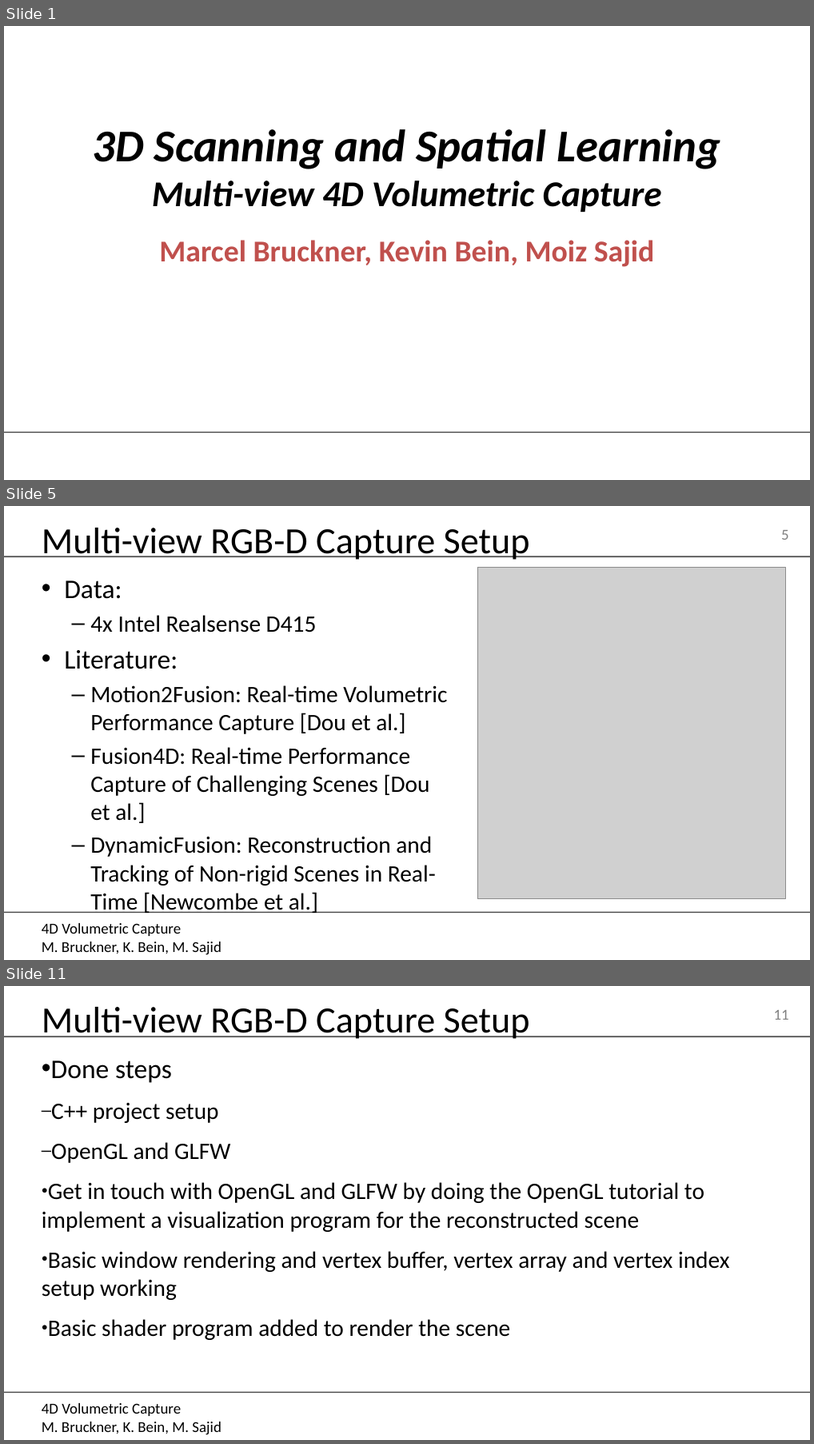
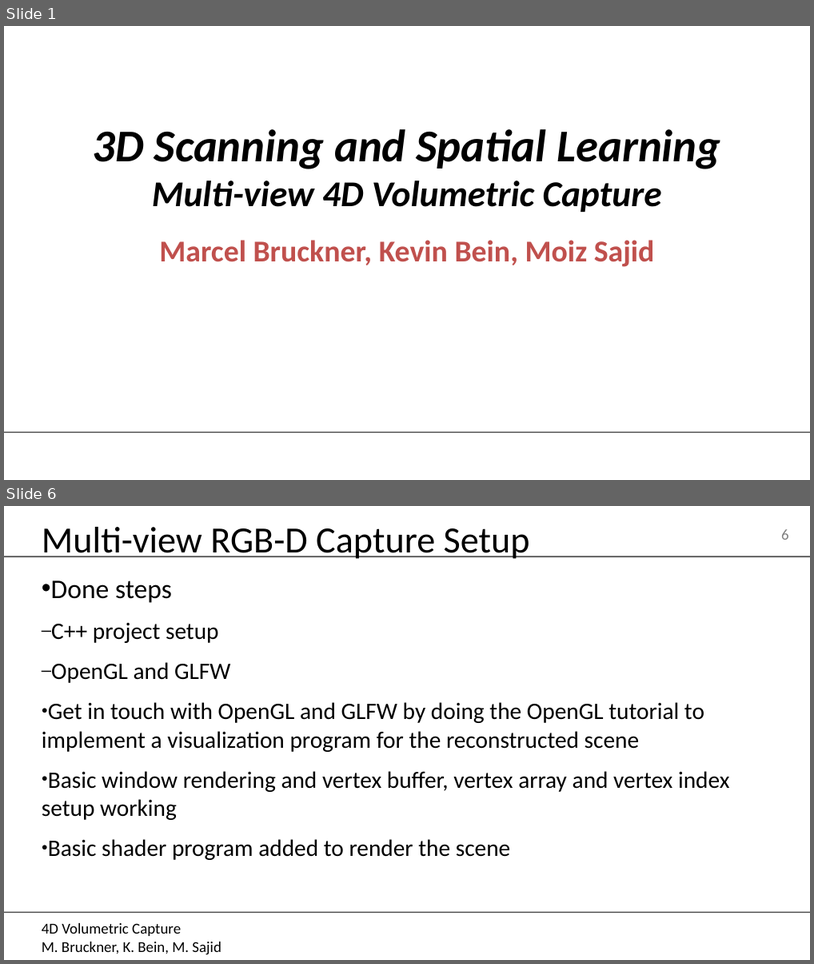
Before and after one commit to MarcelBruckner-TUMProjects/Volumetric-Fusion, a slide deck: Presentations/24.10.2019.pptx. Shown one above the other, each under a label of ours: slides 1, 5 and 11 before the commit, slides 1 and 6 after it; the slides between them are not shown. The pictures are 814x1444 and 814x964 pixels, drawn with LibreOffice and Linux fonts; fonts in the diff are those of the drawing; grey boxes stand for pictures; background and template pictures are left out. Boxes give left, top, right and bottom in pixels: in the first picture for what was removed or moved away, otherwise in the second. Text is boxed around its words. In the diff, an @@ line names an element or a change of style, - is before the commit and + after.

```diff
--- a/Presentations/24.10.2019.pptx
+++ b/Presentations/24.10.2019.pptx
@@ slide 5 removed at box(4, 506, 810, 960), background picture (left out); not listed: 4 template elements that a slide beside it also shows @@
@@ title removed at box(42, 528, 530, 560) @@
-Multi-view RGB-D Capture Setup
@@ picture removed at box(478, 567, 786, 900) @@
@@ text removed at box(64, 580, 447, 885) @@
-• Data:
-  – 4x Intel Realsense D415
-• Literature:
-  – Motion2Fusion: Real-time Volumetric Performance Capture [Dou et al.]
-  – Fusion4D: Real-time Performance Capture of Challenging Scenes [Dou et al.]
-  – DynamicFusion: Reconstruction and Tracking of Non-rigid Scenes in Real-Time [Newcombe et al.]
@@ what was slide 11 is now slide 6 @@
@@ page number at box(782, 529, 790, 540): text changed @@
-11
+6
```
Also in this commit, not shown: 2 slides changed, 3 slides added, 7 other slides removed.
